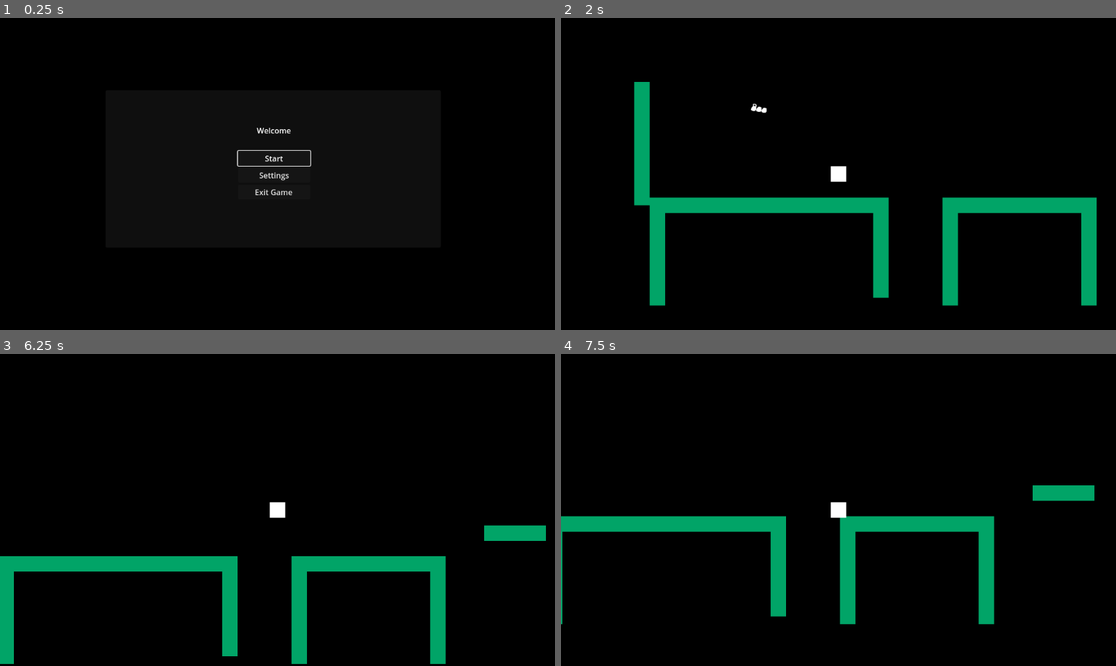
Above: before the commit, frames 1-4 (two rows, left to right).
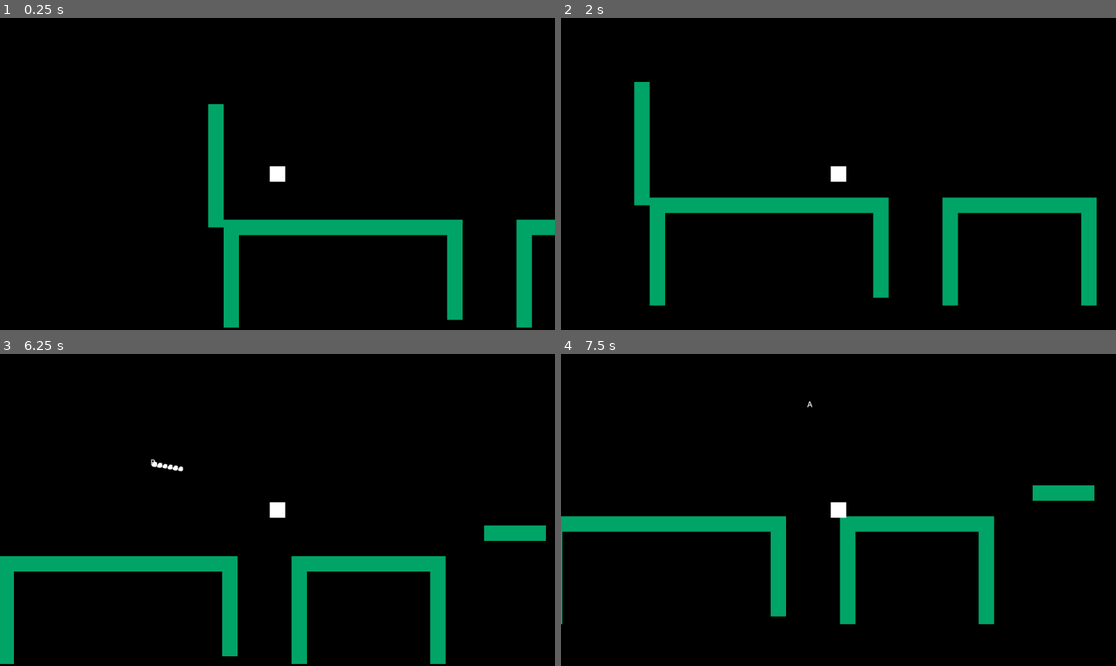
Above: after the commit, the same moments.

Repository: DEVizzent/mermelada-jam-2023
Game: Godot game, scene res://Levels/Level1/Level1.tscn
The game is run twice, just before and just after one commit, with the same random seed, the same clock (stepped at 60 frames per second) and the same inputs. Before the commit the project starts from res://Inicio/StartMenu.tscn.
Inputs (mouse positions are in pixels of both pictures, inside the frame that each line leads up to):
- Up to frame 1 (0.25 s): no input
- Up to frame 2 (2 s): click (832, 158) at 0.5 s, where only the run before the commit has a clickable "Start"; tap Enter (ui_accept) at 1.25, 1.52 s; move the mouse to (960, 158) at 1.27 s; hold Right (ui_right) from 1.28 s (still down); click (960, 158) at 1.42 s
- Up to frame 3 (6.25 s): release Right (ui_right) at 2 s; drag from (166, 525) to (271, 438) at 2.02 s; move the mouse to (333, 441) at 2.77 s; hold Left (ui_left) 2.78-3.5 s; drag from (249, 572) to (111, 463) at 3.52 s; tap Enter (ui_accept) at 4.25, 4.52, 5.75 s; move the mouse to (444, 556) at 4.27 s; hold Right (ui_right) 4.28-5 s; drag from (111, 463) to (271, 438) at 5.02 s; move the mouse to (305, 510) at 5.77 s; hold Right (ui_right) from 5.78 s (still down); click (305, 510) at 5.92 s
- Up to frame 4 (7.5 s): release Right (ui_right) at 6.5 s; drag from (755, 432) to (727, 525) at 6.52 s; move the mouse to (960, 494) at 7.27 s; hold Left (ui_left) from 7.28 s (still down)

The runs differ from the first frame. In frame 1, 6.7% of the frame differs, in the area x 37-100%, y 27-100%; in frame 2, less than 0.1%; in frame 3, 0.1%; in frame 4, less than 0.1%.

Commit message:
spawner letras mejorado

Diff:
--- a/Levels/Level1/Level1.tscn
+++ b/Levels/Level1/Level1.tscn
@@ -66,10 +66,10 @@
 
 [node name="Player" parent="." groups=["player"] instance=ExtResource("2_y3ktd")]
 
-[node name="StarsRain" parent="." node_paths=PackedStringArray("positionReference") instance=ExtResource("3_4b7tw")]
-positionReference = NodePath("../Player")
-levelLongitude = 1500
+[node name="StarsRain" parent="." node_paths=PackedStringArray("player", "goal_area") instance=ExtResource("3_4b7tw")]
+player = NodePath("../Player")
 word = "PATATA"
+goal_area = NodePath("../LevelGoalArea")
 
 [node name="LevelGoalArea" parent="." instance=ExtResource("5_eqtli")]
 position = Vector2(1522, -44)
--- a/StarsRain/StarsRain.gd
+++ b/StarsRain/StarsRain.gd
@@ -1,21 +1,40 @@
 extends Node
 
-@export var positionReference:Node2D
-@export var levelLongitude:int
+@export var player:CharacterBody2D
 @export var word:String
+@export var goal_area : Area2D
+@export var debug : bool = true
 var positionsToThrowStars:Array[int] = []
+var levelLongitude:int
 
 func _ready():
-	var rnd = RandomNumberGenerator.new()
-	for letter in word:
-		positionsToThrowStars.append(int(randf_range(100, levelLongitude)))
-	positionsToThrowStars.sort_custom(compare_int)
+	if debug:
+		print(self)
+	calc_level_longitude()
+	calc_positions_to_throw()
+
+func calc_level_longitude():
+	for child in goal_area.get_children():
+		if child is CollisionShape2D:
+			levelLongitude = child.global_position.x
+			if debug:
+				print("\tlongitud level calculada: ", levelLongitude)
+
+func calc_positions_to_throw():
+	var dif_between_star = levelLongitude / (word.length() + 2) ## +2 pk hi hagi mare incial i final
+	var posicion_letra = dif_between_star
+	for leter in word:
+		if debug:
+			print("\tsaldra letra en posicion.x = ", posicion_letra)
+		posicion_letra += dif_between_star
+		positionsToThrowStars.append(posicion_letra)
+
 
 func compare_int(a:int,b:int)->bool:
 	return a < b
 
 func _process(_delta)->void:
-	if positionReference.global_position.x < positionsToThrowStars[0]:
+	if player.global_position.x < positionsToThrowStars[0]:
 		return
 	EventBus.emit_signal("showStar", word.left(1))
 	word = word.erase(0,1)
--- a/project.godot
+++ b/project.godot
@@ -11,7 +11,7 @@
 [application]
 
 config/name="MermeladaJam"
-run/main_scene="res://Inicio/StartMenu.tscn"
+run/main_scene="res://Levels/Level1/Level1.tscn"
 config/features=PackedStringArray("4.1", "Forward Plus")
 boot_splash/bg_color=Color(0.00392157, 0.109804, 0.25098, 1)
 
